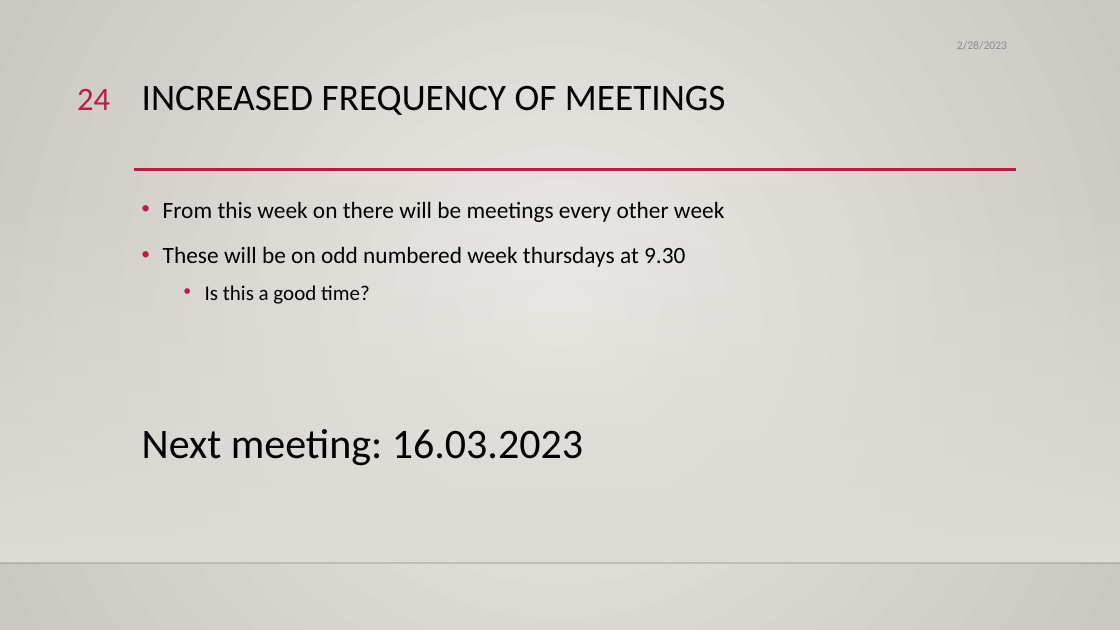
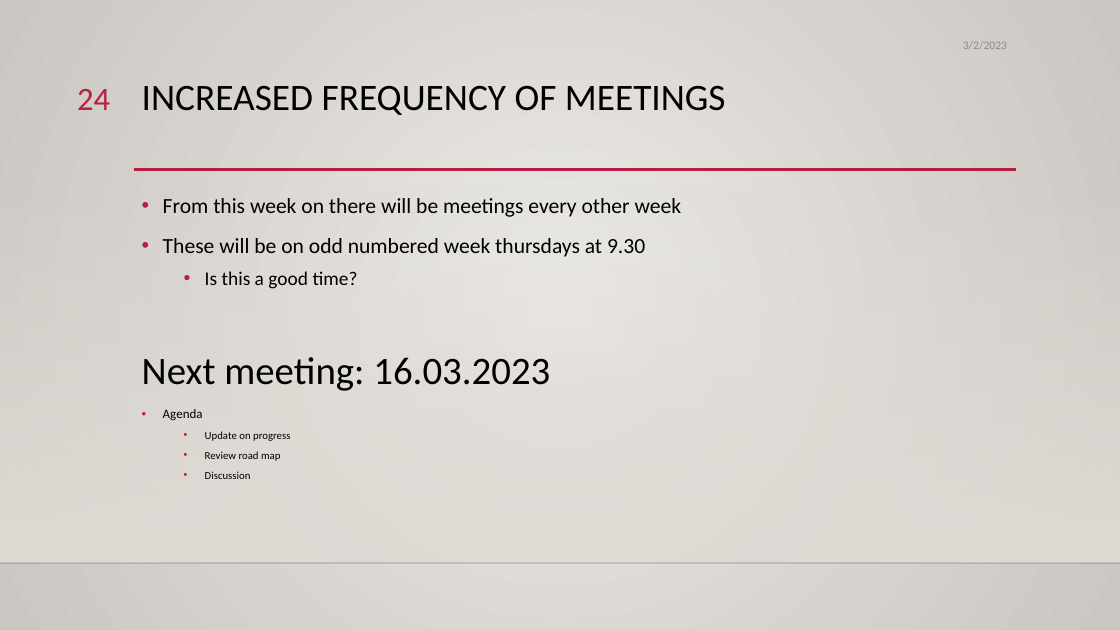
Before and after one commit to sjurmsc/MSC2023, a slide deck: slide 24 of Meeting Presentations/02.03.2023_General_Meeting.pptx. Drawn at 1120x630 pixels with LibreOffice and Linux fonts; fonts in the diff are those of the drawing; background and template pictures are left out. Boxes give left, top, right and bottom in pixels: in the first picture for what was removed or moved away, otherwise in the second. Text is boxed around its words. In the diff, an @@ line names an element or a change of style, - is before the commit and + after.

```diff
--- a/Meeting Presentations/02.03.2023_General_Meeting.pptx
+++ b/Meeting Presentations/02.03.2023_General_Meeting.pptx
@@ text at bbox=[963, 41, 1007, 49]: text changed @@
-2/28/2023
+3/2/2023
@@ text at bbox=[142, 198, 681, 391]: size 20 to 18.5 pt in "From this week on there will be ...", "These will be on odd numbered week ..."; size 18 to 16.6 pt in "Is this a good time?"; size 36 to 33.3 pt in "Next meeting: 16.03.2023"; line spacing 1.2 to 1.1 @@
@@ text at bbox=[163, 409, 290, 479]: paragraphs added @@
+• Agenda
+  • Update on progress
+  • Review road map
+  • Discussion
```
Also in this commit, not shown: 18 other slides changed, 2 other files.
